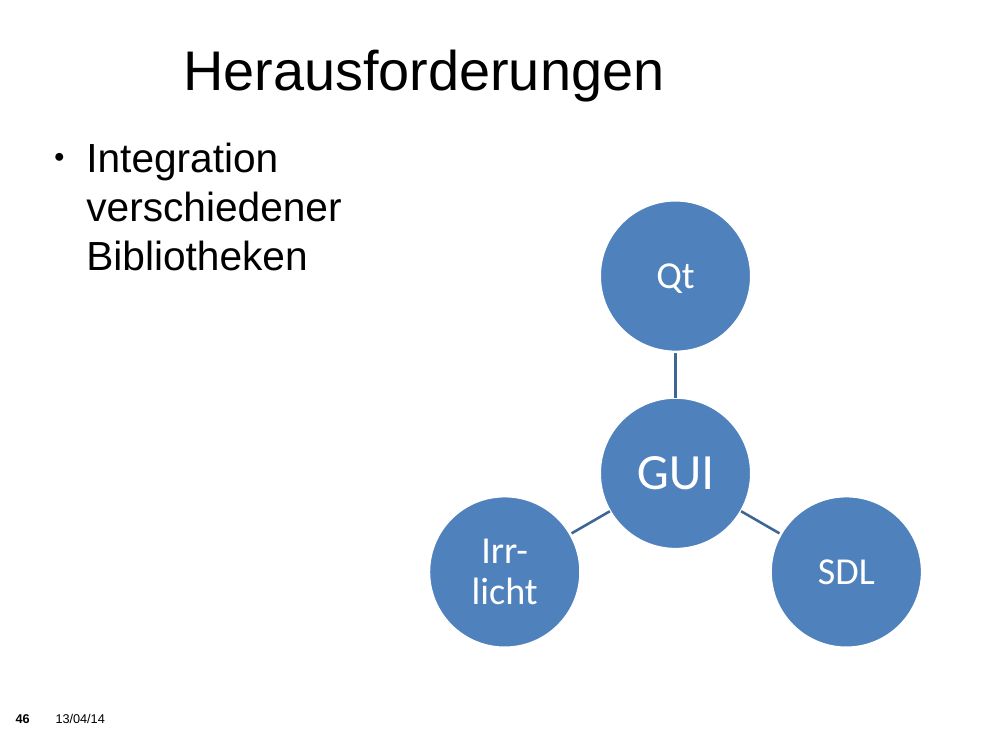
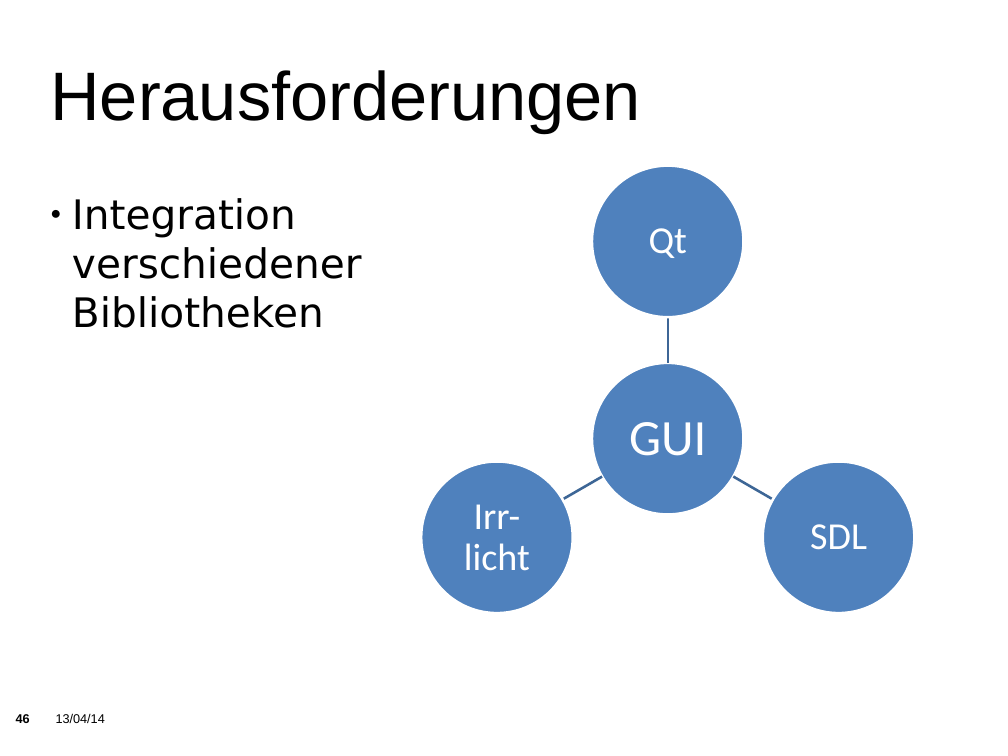
Before and after one commit to KITrokopter/Presentation, a slide deck: slide 46 of PresentationInTotal v0.1.odp. Drawn at 1008x756 pixels with LibreOffice and Linux fonts; fonts in the diff are those of the drawing; background and template pictures are left out. Boxes give left, top, right and bottom in pixels: in the first picture for what was removed or moved away, otherwise in the second. Text is boxed around its words. In the diff, an @@ line names an element or a change of style, - is before the commit and + after.

Commit message:
Fixed GUI layout

```diff
--- a/PresentationInTotal v0.1.odp
+++ b/PresentationInTotal v0.1.odp
@@ title "Herausforderungen": place and size @@
-title "Herausforderungen" at (183, 49, 664, 99)
+title "Herausforderungen" at (50, 70, 641, 134)
@@ title "Herausforderungen" at (50, 70, 641, 134): size 44 to 54 pt; alignment centre to left @@
@@ subtitle "Integration verschiedener Bibliotheken": place and size @@
-subtitle "Integration verschiedener Bibliotheken" at (86, 142, 341, 271)
+subtitle "Integration verschiedener Bibliotheken" at (72, 198, 361, 328)
@@ subtitle "Integration verschiedener Bibliotheken" at (72, 198, 361, 328): font Arial to DejaVu Sans; indent changed; less space between paragraphs; vertical alignment top to middle @@
@@ 4 freeform shapes: place and size @@
-4 freeform shapes at (600, 200, 923, 649)
+4 freeform shapes at (592, 166, 915, 614)
@@ 3 freeform shapes: place and size @@
-3 freeform shapes at (429, 497, 782, 649)
+3 freeform shapes at (422, 462, 774, 614)
```
Also in this commit, not shown: 5 other slides changed.
